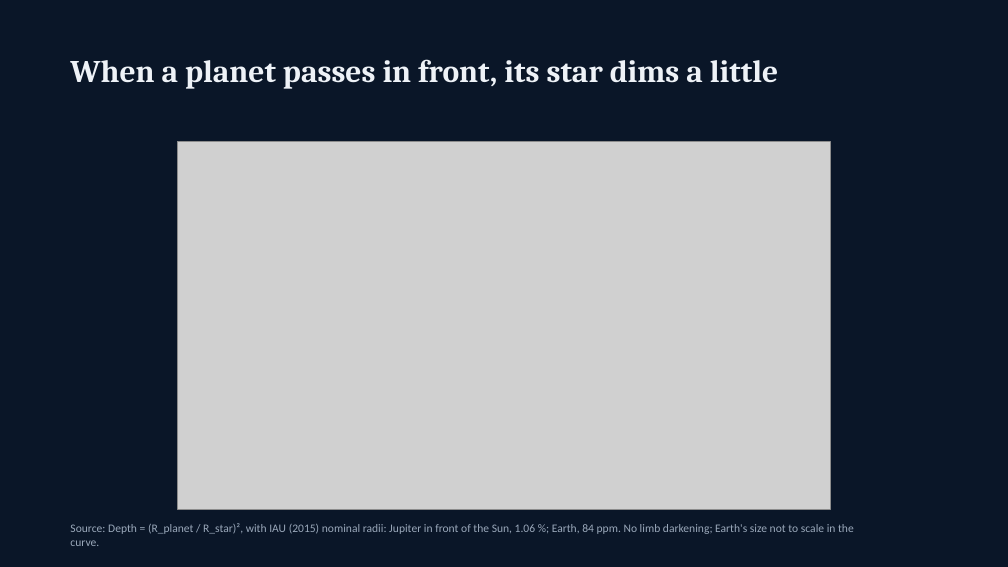
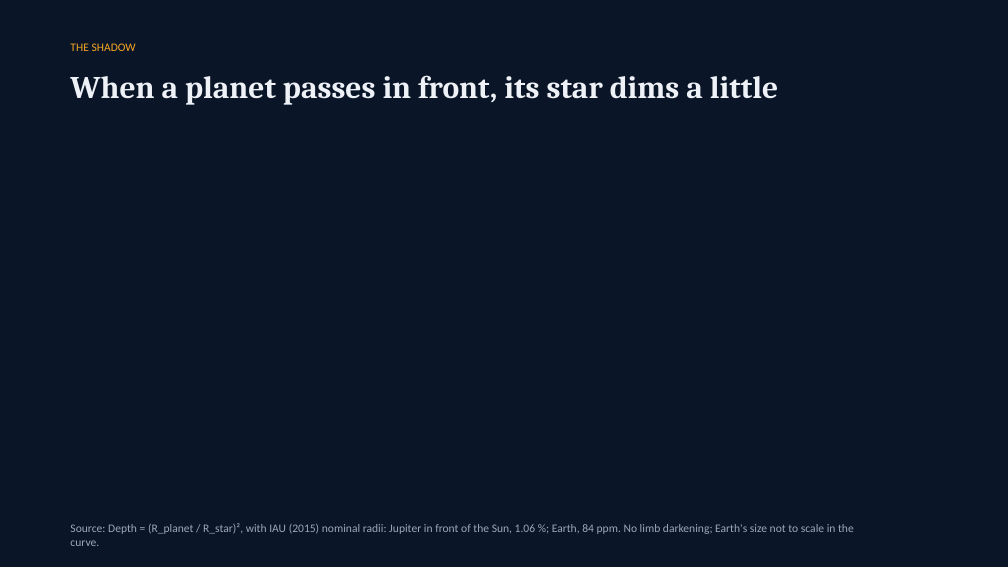
Before and after one commit to jpcastillo714/presentation-kit, a slide deck: slide 2 of examples/exoplanets/exoplanets.pptx. Drawn at 1008x567 pixels with LibreOffice and Linux fonts; fonts in the diff are those of the drawing; grey boxes stand for pictures; background and template pictures are left out. Boxes give left, top, right and bottom in pixels: in the first picture for what was removed or moved away, otherwise in the second. Text is boxed around its words. In the diff, an @@ line names an element or a change of style, - is before the commit and + after.

```diff
--- a/examples/exoplanets/exoplanets.pptx
+++ b/examples/exoplanets/exoplanets.pptx
@@ text added at [70,43,136,51], 11 pt, text #F5A623 @@
+THE SHADOW
@@ text "When a planet passes in ...": place and size @@
-text "When a planet passes in ..." at [70,59,778,89]
+text "When a planet passes in ..." at [70,75,778,105]
@@ picture removed at [178,142,831,510] @@
```
Also in this commit, not shown: 6 other slides changed, 50 other files.
